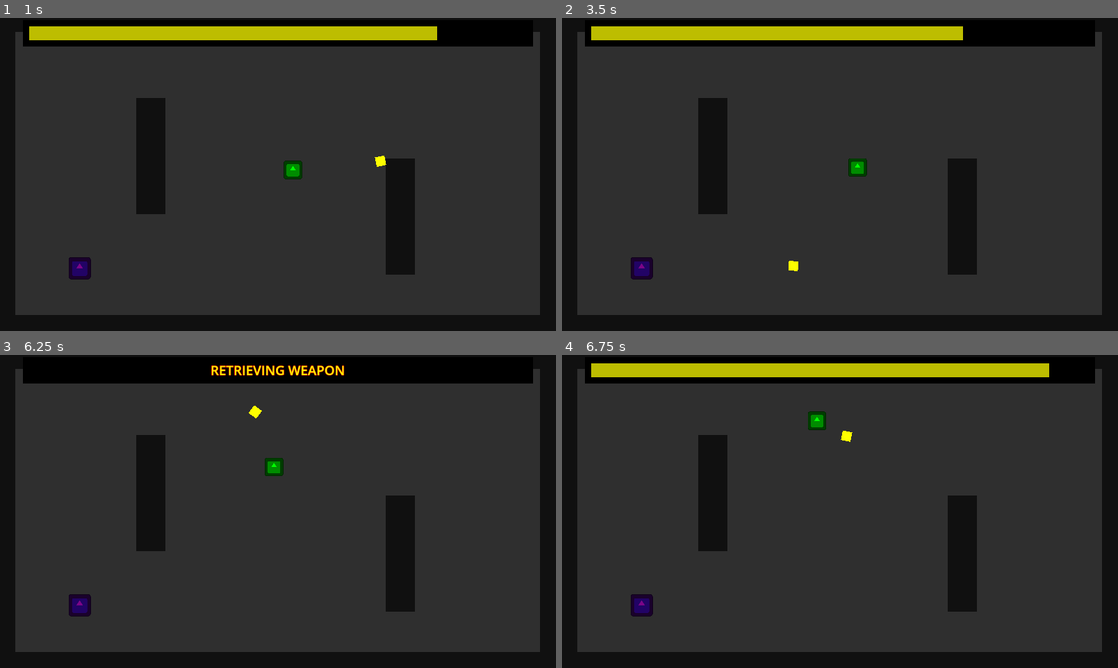
Above: before the commit, frames 1-4 (two rows, left to right).
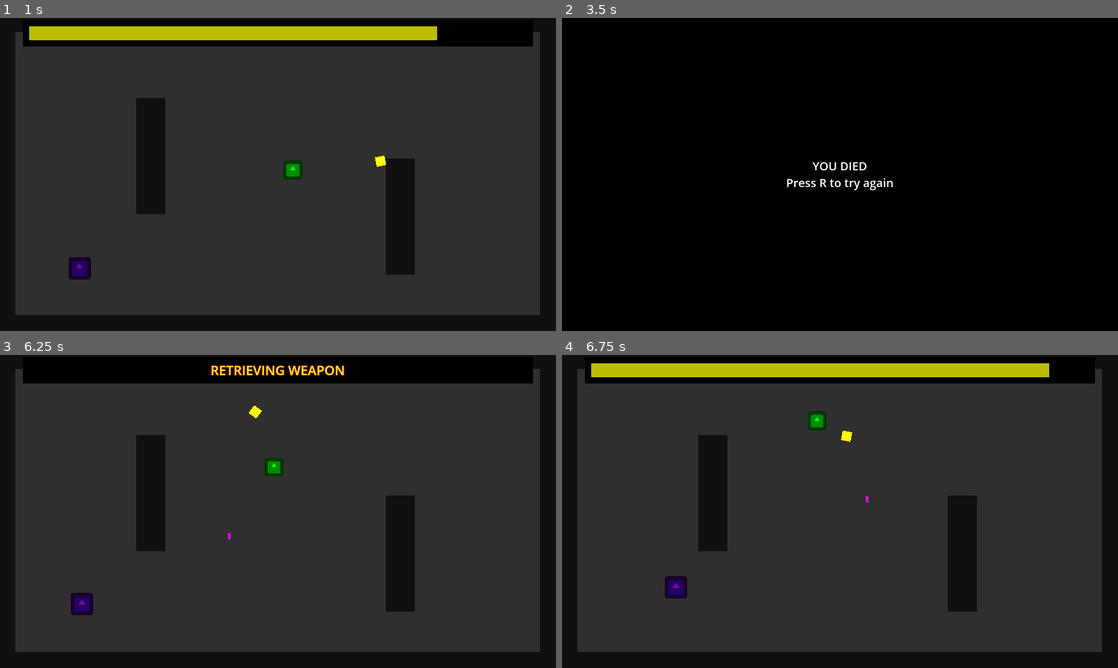
Above: after the commit, the same moments.

Repository: DeepRestGames/pirate-software-game-jam-16
Game: Godot game, scene res://Scenes/Tests/TestRangedEnemies_MainScene.tscn
The game is run twice, just before and just after one commit, with the same random seed, the same clock (stepped at 60 frames per second) and the same inputs. The engine's default icon, where the game draws it, is replaced by a stand-in: a white triangle on a blue panel in a dark square.
Inputs (mouse positions are in pixels of both pictures, inside the frame that each line leads up to):
- Up to frame 1 (1 s): tap Enter at 0.5 s; move the mouse to (400, 158) at 0.52 s; hold Space (throw_boomerang) from 0.53 s (still down)
- Up to frame 2 (3.5 s): move the mouse to (728, 190) at 1.27 s; release Space (throw_boomerang) at 1.28 s; tap Space (throw_boomerang) at 1.35, 2.85 s; move the mouse to (895, 105) at 2.02 s; hold Space (throw_boomerang) 2.03-2.78 s; move the mouse to (812, 237) at 2.77 s
- Up to frame 3 (6.25 s): tap R (restart) at 3.5 s; move the mouse to (444, 558) at 3.52 s; hold Space (throw_boomerang) 3.53-4.28 s; move the mouse to (111, 464) at 4.27 s; tap Space (throw_boomerang) at 4.35, 5.85 s; move the mouse to (305, 511) at 5.02 s; hold Space (throw_boomerang) 5.03-5.78 s; move the mouse to (194, 433) at 5.77 s
- Up to frame 4 (6.75 s): move the mouse to (962, 495) at 6.52 s; hold Space (throw_boomerang) from 6.53 s (still down)

Frame 1 is identical in both runs. In frame 2, 80% of the frame differs, in the area x 2-98%, y 2-95%; in frame 3, 0.2%; in frame 4, 0.6%.
Error before the commit: Parse Error: Class "EnemyWalking" hides a global script class. (res://Scripts/Enemies/EnemyRanged.gd:1)

Commit message:
Ranged enemies that shoot player. PEW. PEW.

Diff:
--- /dev/null
+++ b/Scenes/Enemies/EnemyProjectile.tscn
@@ -0,0 +1,20 @@
+[gd_scene load_steps=4 format=3 uid="uid://3aa1qwnwseh8"]
+
+[ext_resource type="Script" path="res://Scripts/Enemies/EnemyProjectile.gd" id="1_nyg1c"]
+[ext_resource type="Texture2D" uid="uid://ctdwfv58t2cdu" path="res://Assets/Placeholders/WhiteSprites.png" id="1_xmc1s"]
+
+[sub_resource type="RectangleShape2D" id="RectangleShape2D_5tgb4"]
+size = Vector2(10, 20)
+
+[node name="EnemyProjectile" type="StaticBody2D" groups=["Enemies"]]
+collision_layer = 4
+collision_mask = 11
+script = ExtResource("1_nyg1c")
+
+[node name="Sprite2D" type="Sprite2D" parent="."]
+modulate = Color(0.934969, 0.000710795, 0.934963, 1)
+scale = Vector2(0.1, 0.2)
+texture = ExtResource("1_xmc1s")
+
+[node name="CollisionShape2D" type="CollisionShape2D" parent="."]
+shape = SubResource("RectangleShape2D_5tgb4")
--- a/Scenes/Enemies/EnemyRanged.tscn
+++ b/Scenes/Enemies/EnemyRanged.tscn
@@ -6,7 +6,7 @@
 [sub_resource type="CircleShape2D" id="CircleShape2D_w56bn"]
 radius = 35.0
 
-[node name="EnemyRanged" type="CharacterBody2D" groups=["Enemies"]]
+[node name="EnemyRanged" type="CharacterBody2D"]
 collision_layer = 4
 collision_mask = 10
 motion_mode = 1
--- a/Scripts/Enemies/EnemyBase.gd
+++ b/Scripts/Enemies/EnemyBase.gd
@@ -2,7 +2,6 @@
 extends CharacterBody2D
 
 
-@export var MOVEMENT_SPEED: float = 300
 var main_character: MainCharacter
 
 @onready var navigation_agent = $NavigationAgent2D as NavigationAgent2D
--- /dev/null
+++ b/Scripts/Enemies/EnemyProjectile.gd
@@ -0,0 +1,18 @@
+extends StaticBody2D
+
+
+var main_character: MainCharacter
+@export var PROJECTILE_SPEED: float = 200
+var direction: Vector2
+
+
+func _ready() -> void:
+	main_character = get_tree().get_first_node_in_group("MainCharacter")
+	direction = to_local(main_character.global_position).normalized()
+
+
+func _physics_process(delta: float) -> void:
+	var collision = move_and_collide(direction * PROJECTILE_SPEED * delta)
+
+	if collision != null and collision.get_collider().is_in_group("Boomerang"):
+		queue_free()
--- a/Scripts/Enemies/EnemyRanged.gd
+++ b/Scripts/Enemies/EnemyRanged.gd
@@ -1,28 +1,32 @@
-class_name EnemyWalking
+class_name EnemyRanged
 extends EnemyBase
 
 
 @onready var path_calculation_timer = $PathCalculationTimer as Timer
 @onready var line_of_sight = $RayCast2D as RayCast2D
+@onready var projectile_scene = preload("res://Scenes/Enemies/EnemyProjectile.tscn")
+
+@export var MOVEMENT_SPEED: float = 150
+@export var shooting_cooldown: float = 4
+var current_shooting_cooldown = 0
 
 
 func _ready() -> void:
 	super._ready()
 
 
-	#make_path()
-
-
 func _physics_process(delta: float) -> void:
 	line_of_sight.target_position = to_local(main_character.global_position)
 
-	print("Target position: " + str(line_of_sight.target_position))
-
 	if line_of_sight.is_colliding():
-		print("Looking at: " + line_of_sight.get_collider().name)
-
-	#var direction = to_local(navigation_agent.get_next_path_position()).normalized()
-	#velocity = direction * MOVEMENT_SPEED
+		if line_of_sight.get_collider().is_in_group("MainCharacter"):
+			velocity = Vector2.ZERO
+			if current_shooting_cooldown <= 0:
+				shoot()
+				current_shooting_cooldown = shooting_cooldown + delta
+		else:
+			var direction = to_local(navigation_agent.get_next_path_position()).normalized()
+			velocity = direction * MOVEMENT_SPEED
 
 	if move_and_slide():
 		for i in get_slide_collision_count():
@@ -30,6 +34,14 @@
 
 			if collision.get_collider().is_in_group("Boomerang"):
 				take_damage()
+
+	current_shooting_cooldown -= delta
+
+
+func shoot():
+	print("Shoot player!")
+	var projectile_instance = projectile_scene.instantiate()
+	add_child(projectile_instance)
 
 
 func stop_chasing_player():
@@ -41,5 +53,5 @@
 
 
 func _on_path_calculation_timer_timeout() -> void:
-	#make_path()
+	make_path()
 	pass
--- a/Scripts/Enemies/EnemyWalking.gd
+++ b/Scripts/Enemies/EnemyWalking.gd
@@ -3,6 +3,8 @@
 
 
 @onready var path_calculation_timer = $PathCalculationTimer as Timer
+
+@export var MOVEMENT_SPEED: float = 300
 
 
 func _ready() -> void:
